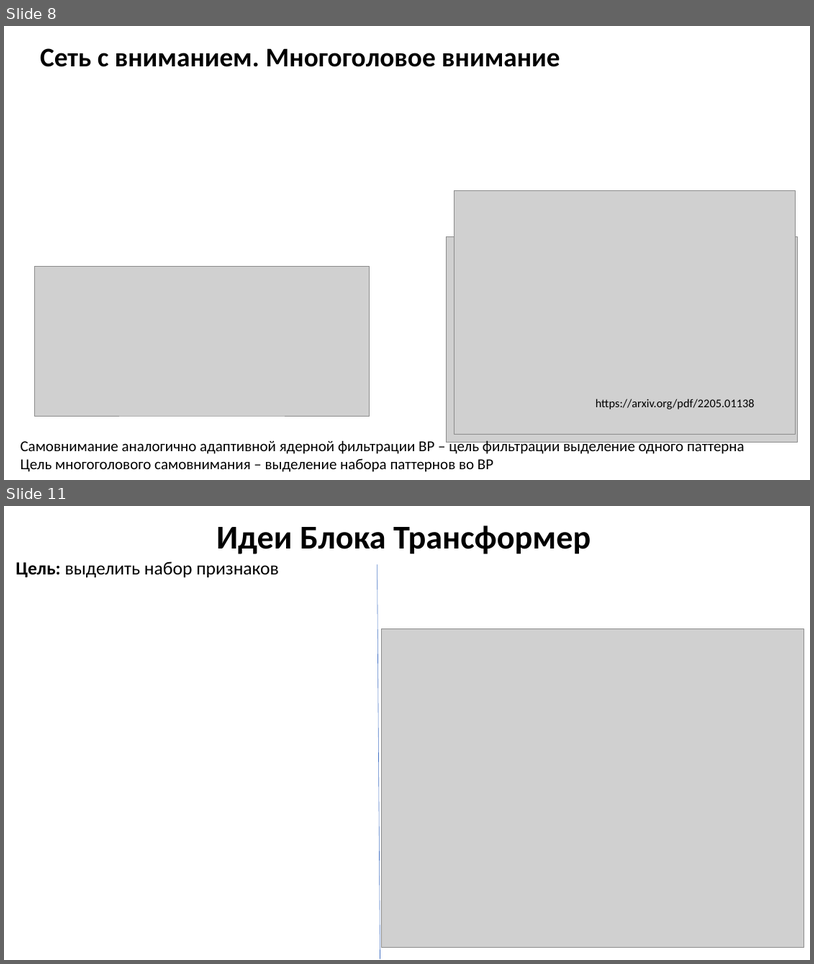
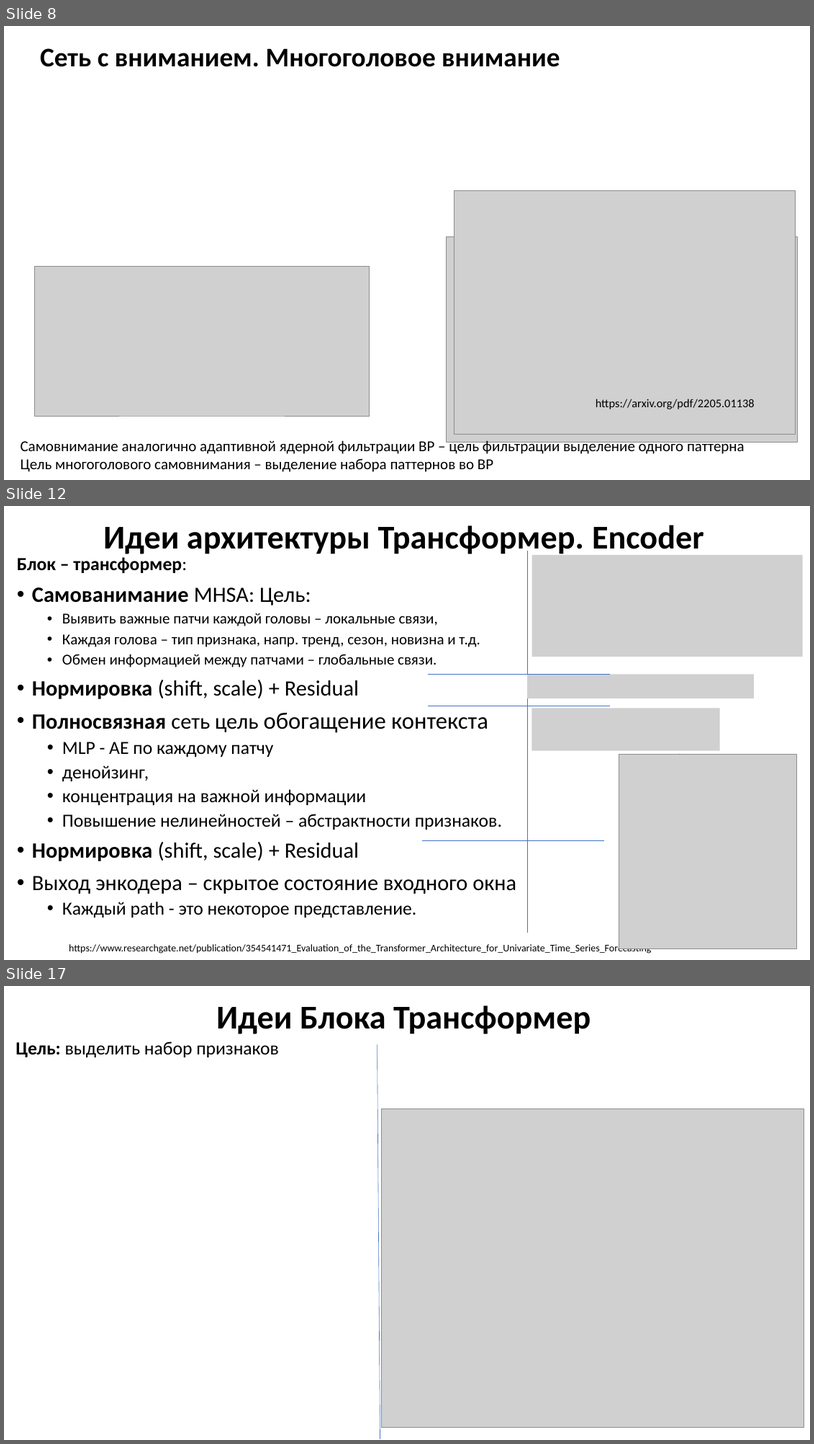
Before and after one commit to MVRonkin/TimeSeriesCourse, a slide deck: 2025/LEC/07-3 Transformers.pptx. Shown one above the other, each under a label of ours: slides 8 and 11 before the commit, slides 8, 12 and 17 after it; the slides between them are not shown. The pictures are 814x964 and 814x1444 pixels, drawn with LibreOffice and Linux fonts; fonts in the diff are those of the drawing; grey boxes stand for pictures; background and template pictures are left out. Boxes give left, top, right and bottom in pixels: in the first picture for what was removed or moved away, otherwise in the second. Text is boxed around its words. In the diff, an @@ line names an element or a change of style, - is before the commit and + after.

```diff
--- a/2025/LEC/07-3 Transformers.pptx
+++ b/2025/LEC/07-3 Transformers.pptx
@@ slide 12 added at (4,506,810,960), background #FFFFFF @@
@@ title added at (103,525,705,557), 39.6 pt, text #000000, bold @@
+Идеи архитектуры Трансформер. Encoder
@@ text added at (17,557,517,918), 22 pt, text #000000 @@
+Блок – трансформер:
+• Самованимание MHSA: Цель:
+  • Выявить важные патчи каждой головы – локальные связи,
+  • Каждая голова – тип признака, напр. тренд, сезон, новизна и т.д.
+  • Обмен информацией между патчами – глобальные связи.
+• Нормировка (shift, scale) + Residual
+• Полносвязная сеть цель обогащение контекста
+  • MLP - AE по каждому патчу
+  • денойзинг,
+  • концентрация на важной информации
+  • Повышение нелинейностей – абстрактности признаков.
+• Нормировка (shift, scale) + Residual
+• Выход энкодера – скрытое состояние входного окна
+  • Каждый path - это некоторое представление.
@@ line added from (528, 551) to (528, 932), #4472C4 0.5 pt @@
@@ picture added at (532,555,803,656) @@
@@ line added from (428, 674) to (610, 674), #4472C4 0.5 pt @@
@@ picture added at (528,674,755,698) @@
@@ line added from (428, 705) to (610, 705), #4472C4 0.5 pt @@
@@ picture added at (532,708,720,751) @@
@@ picture added at (619,754,797,949) @@
@@ ellipse added at (667,754,693,777), outline #C00000 1 pt @@
@@ line added from (422, 840) to (604, 840), #4472C4 0.5 pt @@
@@ text added at (69,942,651,953), 12 pt, text #000000 @@
+https://www.researchgate.net/publication/354541471_Evaluation_of_the_Transformer_Architecture_for_Univariate_Time_Series_Forecasting
@@ what was slide 11 is now slide 17 @@
```
Also in this commit, not shown: 2 slides changed, 5 other slides added.
